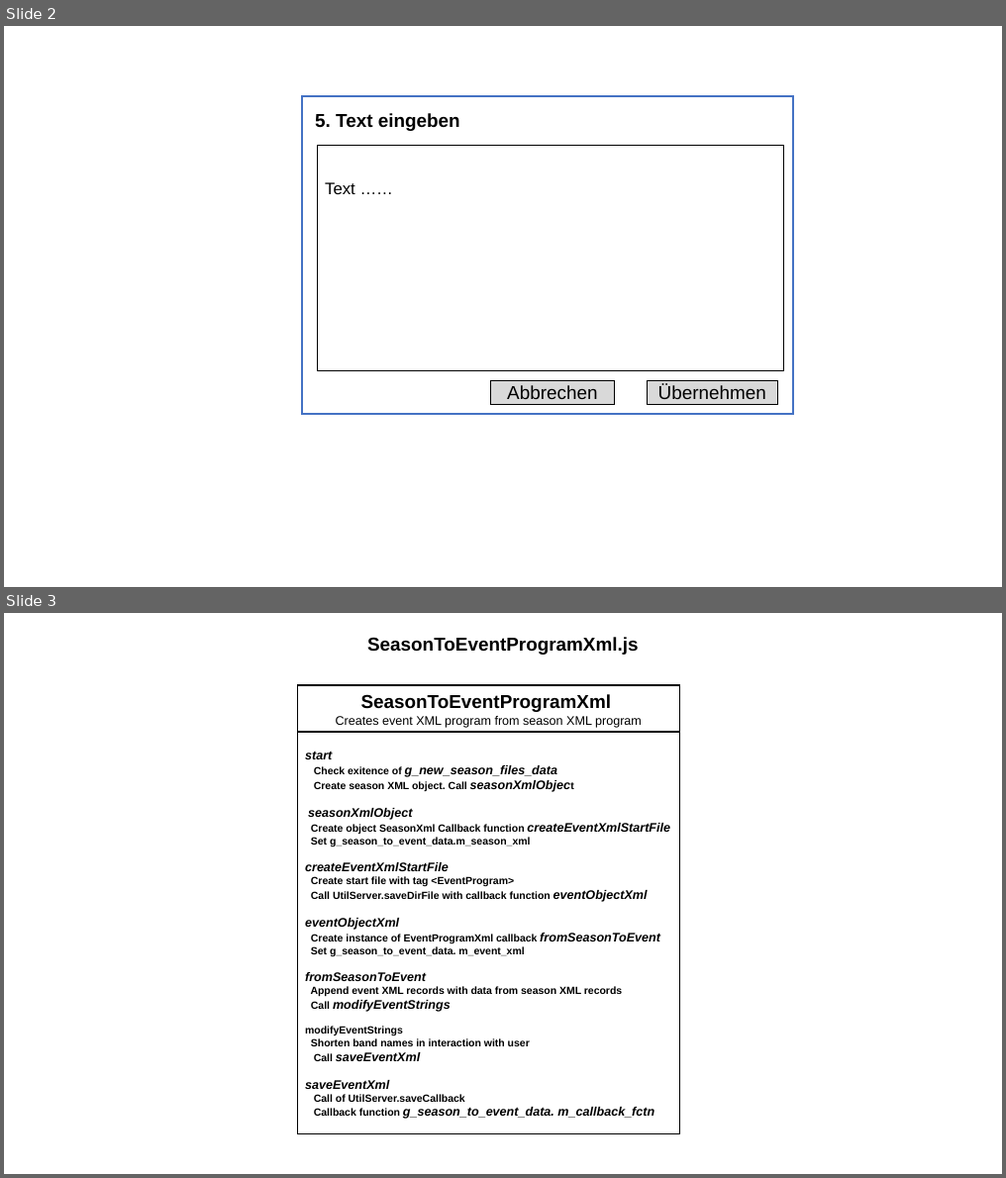
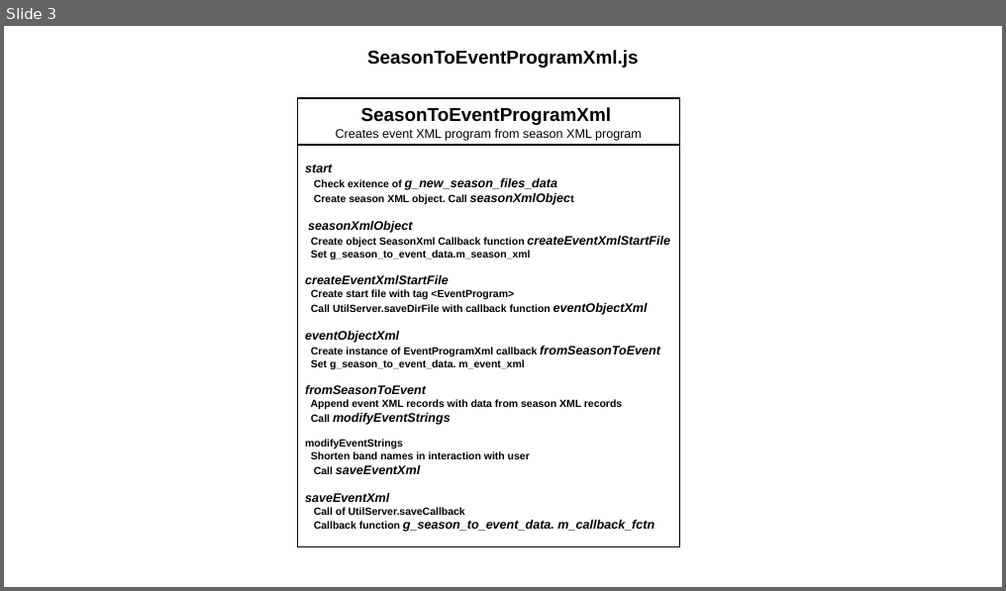
Before and after one commit to JazzLiveAarau/WwwReservationLayout, a slide deck: Description/ReservationEventProgram.pptx. Shown one above the other, each under a label of ours: slides 2 and 3 before the commit, slide 3 after it. The pictures are 1006x1178 and 1006x591 pixels, drawn with LibreOffice and Linux fonts; fonts in the diff are those of the drawing. Boxes give left, top, right and bottom in pixels: in the first picture for what was removed or moved away, otherwise in the second. Text is boxed around its words. In the diff, an @@ line names an element or a change of style, - is before the commit and + after.

```diff
--- a/Description/ReservationEventProgram.pptx
+++ b/Description/ReservationEventProgram.pptx
@@ slide 2 removed at bbox=[4, 26, 1002, 587], background #FFFFFF @@
@@ rectangle removed at bbox=[302, 96, 794, 414] @@
@@ text removed at bbox=[315, 113, 460, 131] @@
-5. Text eingeben
@@ rectangle removed at bbox=[318, 145, 783, 372] @@
-Text ……
@@ rectangle removed at bbox=[491, 380, 614, 405] @@
-Abbrechen
@@ rectangle removed at bbox=[648, 380, 778, 405] @@
-Übernehmen
```
Also in this commit, not shown: 2 slides added, 1 other slide removed, 8 other files.
